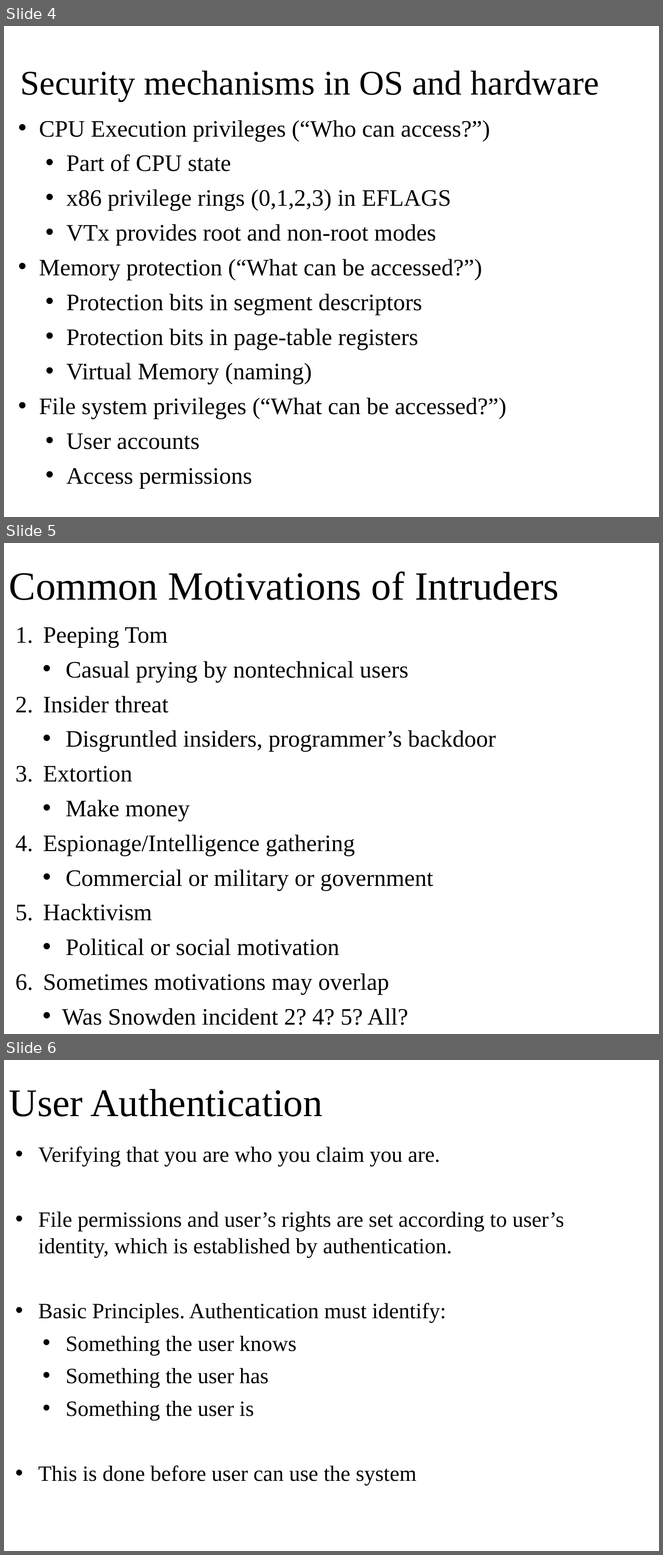
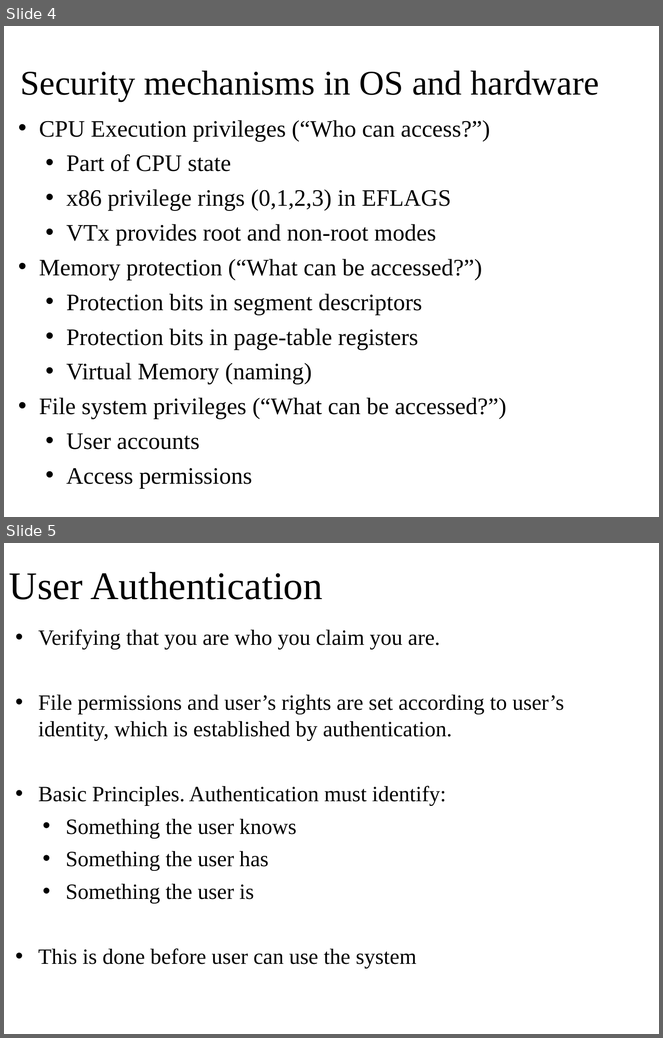
Before and after one commit to oscourse/oscourse.github.io, a slide deck: slides/security.pptx. Shown one above the other, each under a label of ours: slides 4, 5 and 6 before the commit, slides 4 and 5 after it. The pictures are 663x1555 and 663x1038 pixels, drawn with LibreOffice and Linux fonts; fonts in the diff are those of the drawing. Boxes give left, top, right and bottom in pixels: in the first picture for what was removed or moved away, otherwise in the second. Text is boxed around its words. In the diff, an @@ line names an element or a change of style, - is before the commit and + after.

```diff
--- a/slides/security.pptx
+++ b/slides/security.pptx
@@ slide 5 removed at (x1=4, y1=543, x2=659, y2=1034), background #FFFFFF @@
@@ title removed at (x1=9, y1=571, x2=559, y2=600) @@
-Common Motivations of Intruders
@@ text removed at (x1=43, y1=627, x2=496, y2=1026) @@
-1. Peeping Tom
-  • Casual prying by nontechnical users
-2. Insider threat
-  • Disgruntled insiders, programmer’s backdoor
-3. Extortion
-  • Make money
-4. Espionage/Intelligence gathering
-  • Commercial or military or government
-5. Hacktivism
-  • Political or social motivation
-6. Sometimes motivations may overlap
-  • Was Snowden incident 2? 4? 5? All?
@@ what was slide 6 is now slide 5 @@
```
Also in this commit, not shown: 4 slides changed, 6 other slides removed, 2 other files.
